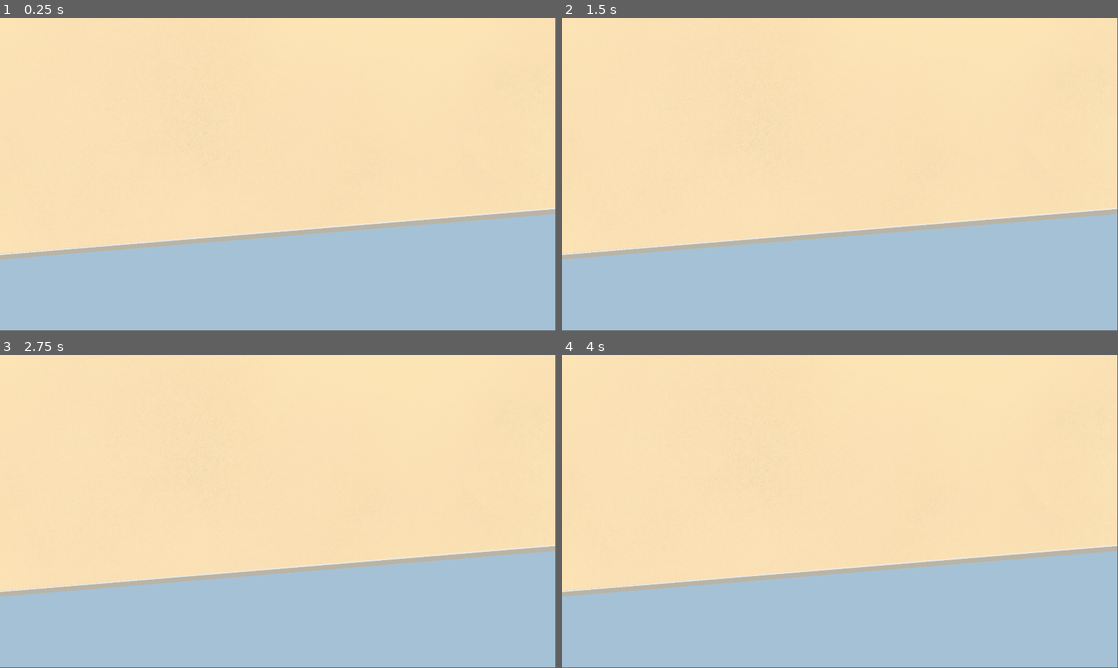
Above: before the commit, frames 1-4 (two rows, left to right).
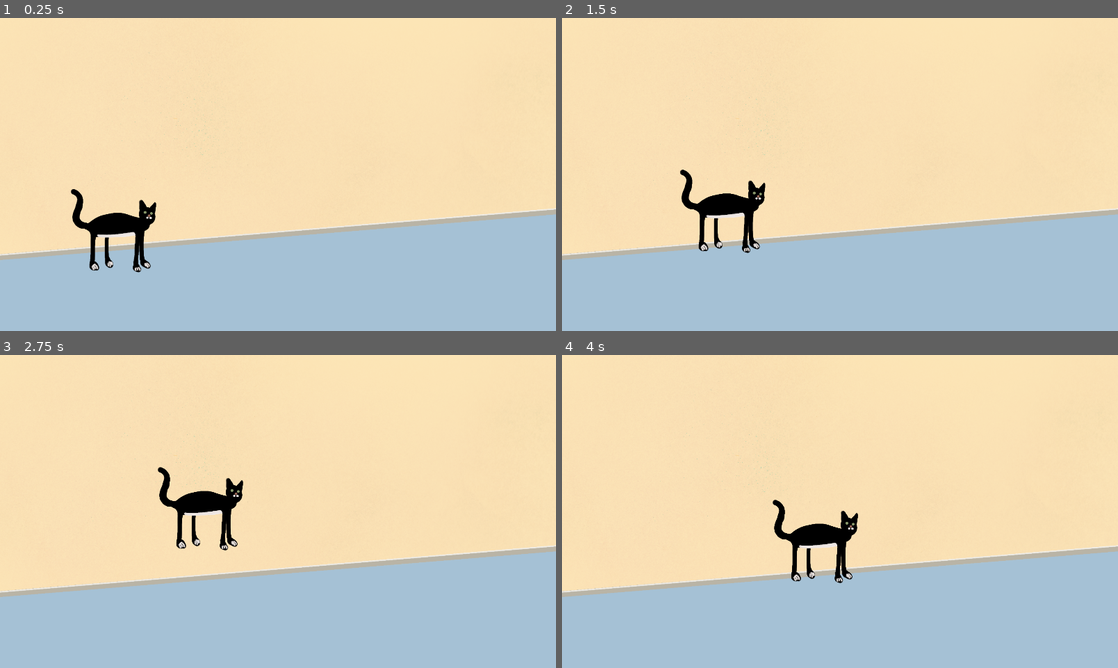
Above: after the commit, the same moments.

Repository: DaffodilBulb/cat-n-click
Game: Godot game, scene res://Scenes/Room.tscn
Same seed, same stepped clock (60 frames per second), same inputs: the game is played once before the commit and once after it.
Inputs (mouse positions are in pixels of both pictures, inside the frame that each line leads up to):
- Up to frame 1 (0.25 s): no input
- Up to frame 2 (1.5 s): tap Enter at 0.5 s; move the mouse to (962, 158) at 0.52 s; press the mouse at (962, 158) at 0.53 s; move the mouse to (728, 190) at 1.27 s; release the mouse at (728, 190) at 1.28 s; click (728, 190) at 1.35 s
- Up to frame 3 (2.75 s): move the mouse to (333, 442) at 2.02 s; press the mouse at (333, 442) at 2.03 s
- Up to frame 4 (4 s): move the mouse to (812, 574) at 2.77 s; release the mouse at (812, 574) at 2.78 s; click (812, 574) at 2.85 s; move the mouse to (1006, 558) at 3.52 s; press the mouse at (1006, 558) at 3.53 s
In our replay, the window is 799x449 before the commit and 800x450 after it. These sizes can differ from the game's own. Grey fills any space a smaller window leaves; there, only what the larger window draws over its background counts as a difference.

The runs differ from the first frame. In frame 1, 2.1% of the frame differs, in the area x 0-100%, y 0-82%; in frame 2, 2.0%; in frame 3, 2.1%, in the area x 0-100%, y 0-78%; in frame 4, 2.0%.

Commit message:
Create Player movement

Diff:
--- /dev/null
+++ b/Scenes/Player.tscn
@@ -0,0 +1,19 @@
+[gd_scene load_steps=4 format=2]
+
+[ext_resource path="res://Scripts/Player.gd" type="Script" id=1]
+[ext_resource path="res://GFX/Cougny.png" type="Texture" id=2]
+
+[sub_resource type="RectangleShape2D" id=1]
+extents = Vector2( 164.416, 133.181 )
+
+[node name="Player" type="KinematicBody2D"]
+collision_mask = 2
+script = ExtResource( 1 )
+
+[node name="Sprite" type="Sprite" parent="."]
+texture = ExtResource( 2 )
+
+[node name="CollisionShape2D" type="CollisionShape2D" parent="."]
+visible = false
+position = Vector2( 0, -8.80896 )
+shape = SubResource( 1 )
--- a/Scenes/Room.tscn
+++ b/Scenes/Room.tscn
@@ -1,6 +1,7 @@
-[gd_scene load_steps=2 format=2]
+[gd_scene load_steps=3 format=2]
 
 [ext_resource path="res://GFX/Backgrounds/BGRoom.png" type="Texture" id=1]
+[ext_resource path="res://Scenes/Player.tscn" type="PackedScene" id=2]
 
 [node name="Room" type="Control"]
 anchor_right = 1.0
@@ -10,3 +11,13 @@
 anchor_right = 1.0
 anchor_bottom = 1.0
 texture = ExtResource( 1 )
+
+[node name="FloorArea" type="Area2D" parent="TextureRect"]
+collision_layer = 2
+
+[node name="CollisionPolygon2D" type="CollisionPolygon2D" parent="TextureRect/FloorArea"]
+position = Vector2( 3.09094, 825.171 )
+polygon = PoolVector2Array( -1.65283, -3.00854, 1914.69, -160.643, 1914.69, 253.534, -7.83447, 250.443 )
+
+[node name="Player" parent="." instance=ExtResource( 2 )]
+position = Vector2( 399.45, 738.983 )
--- a/Scenes/Test2D.tscn
+++ /dev/null
@@ -1,10 +0,0 @@
-[gd_scene format=2]
-
-[node name="Control" type="Control"]
-anchor_right = 1.0
-anchor_bottom = 1.0
-
-[node name="ColorRect" type="ColorRect" parent="."]
-anchor_right = 1.0
-anchor_bottom = 1.0
-color = Color( 0.105882, 0.368627, 0.780392, 1 )
--- /dev/null
+++ b/Scripts/Player.gd
@@ -0,0 +1,19 @@
+extends KinematicBody2D
+
+export (int) var speed = 200
+
+var target = Vector2()
+var velocity = Vector2()
+
+func _ready():
+	target = global_position
+
+func _input(event):
+    if event.is_action_pressed("click"):
+        target = get_global_mouse_position()
+
+func _physics_process(delta):
+    velocity = (target - position).normalized() * speed
+    # rotation = velocity.angle()
+    if (target - position).length() > 5:
+        velocity = move_and_slide(velocity)
--- a/project.godot
+++ b/project.godot
@@ -23,6 +23,21 @@
 
 window/size/width=1920
 window/size/height=1080
+window/stretch/mode="viewport"
+window/stretch/aspect="keep"
+
+[input]
+
+click={
+"deadzone": 0.5,
+"events": [ Object(InputEventMouseButton,"resource_local_to_scene":false,"resource_name":"","device":0,"alt":false,"shift":false,"control":false,"meta":false,"command":false,"button_mask":0,"position":Vector2( 0, 0 ),"global_position":Vector2( 0, 0 ),"factor":1.0,"button_index":1,"pressed":false,"doubleclick":false,"script":null)
+ ]
+}
+
+[layer_names]
+
+2d_physics/layer_1="Player"
+2d_physics/layer_2="Floor"
 
 [rendering]
 
Binary file added: GFX/Cougny.png
Not shown, added: GFX/Cougny.png.import
